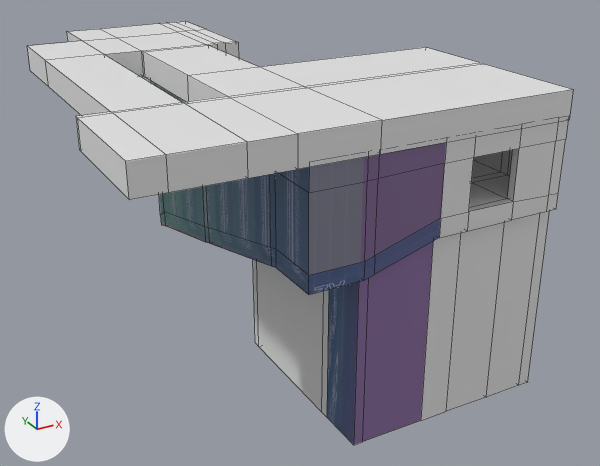
The Blender file Assets/Models/blender~/Building5.blend as it was, and as the next commit left it.
Camera for both pictures: a 50 mm camera at (-32.1, -45.4, 28.1) aimed at (-2.9, 7.6, 1.6). Lighting does not change. The marker at lower left points along +X, +Y and +Z. The older version comes first. Mesh edges are drawn as thin lines.

In view in the first picture: 'Building5Main', 'Ceiling'.
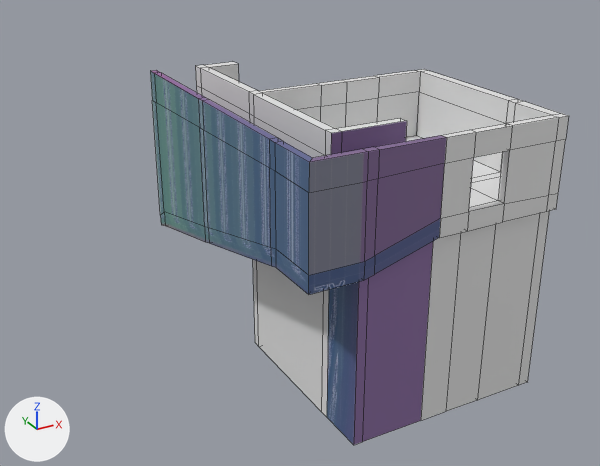
Commit message: Adjusted building5 and ceiling model.

Patch to the scene script:
```diff
--- a/Assets/Models/blender~/Building5.blend.py
+++ b/Assets/Models/blender~/Building5.blend.py
@@ me_cube @@
 me_cube.from_pydata(...)  # 260 vertices, 267 faces; spans x -1.38..1.12, y -0.97..2.32, z -0.97..1.71
 # used by ob_building5main; location = (-0.05, 0.0, 0.0); scale = (7.78, 7.78, 7.78)
+# me_cube part 1: all 22 vertices in x 0.6, y -0.97..1.04, z -0.97..1.71 are moved by (-0.1, 0.0, 0.0)
 me_cube.materials.append(mat_material)
@@ ob_ceiling @@
 ob_ceiling.location = (-9.115, 13.5, 15.82)
+ob_ceiling.hide_set(True)
```

Pixel boxes [x1, y1, x2, y2] of what changed, in the pictures (600 x 466 px; the box of a moved part takes in the faces that stretch with it):
'Building5Main', reshaped
    before: [151, 81, 568, 445]
    after: [150, 62, 569, 445]
'Ceiling', hidden
    before: [27, 21, 573, 200]
part 1 of me_cube, moved or reshaped
    before: [446, 122, 558, 411]
    after: [344, 70, 559, 411]
